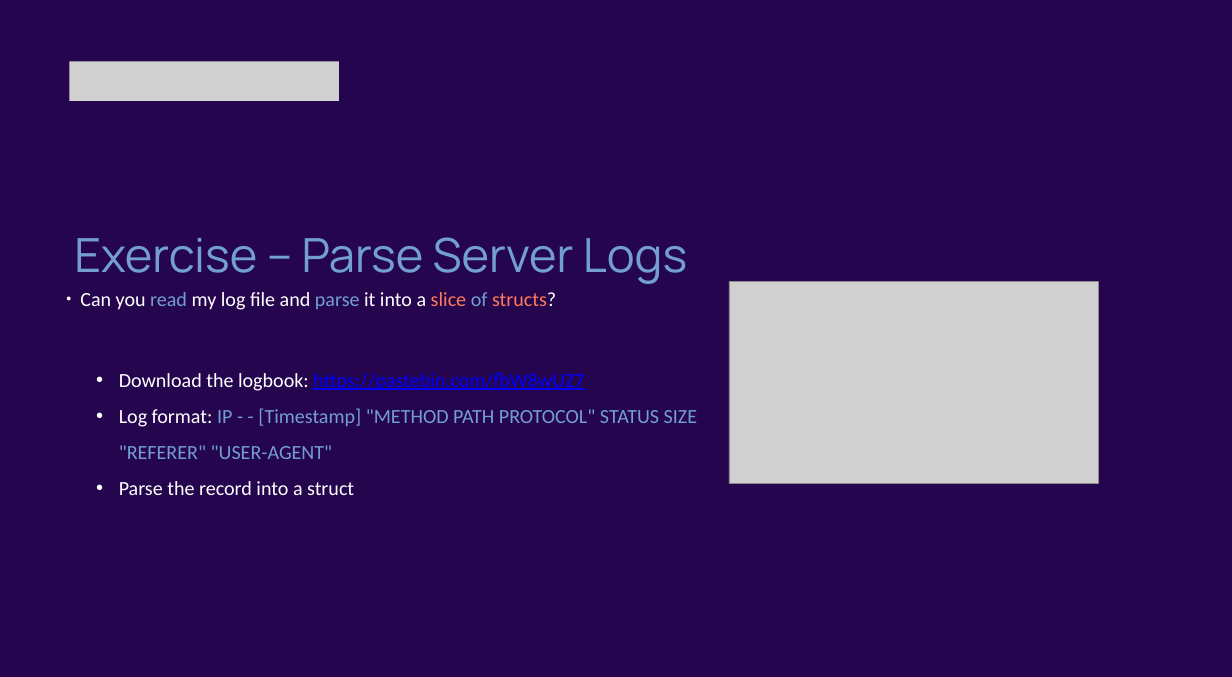
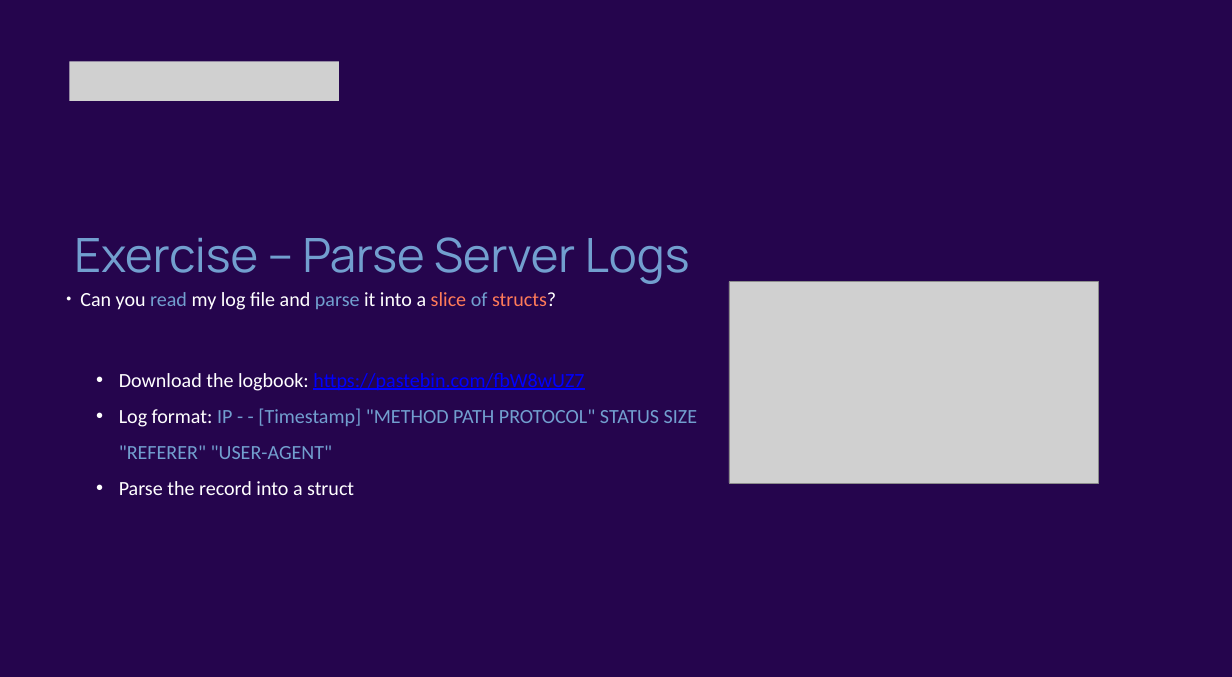
Before and after one commit to mitchelkoster/inholland-2025, a slide deck: slide 48 of presentation.pptx. Drawn at 1232x677 pixels with LibreOffice and Linux fonts; fonts in the diff are those of the drawing; grey boxes stand for pictures; background and template pictures are left out. Boxes give left, top, right and bottom in pixels: in the first picture for what was removed or moved away, otherwise in the second. Text is boxed around its words. In the diff, an @@ line names an element or a change of style, - is before the commit and + after.

Commit message:
Fixed linke colors

```diff
--- a/presentation.pptx
+++ b/presentation.pptx
@@ text "Exercise – Parse Server Logs" at <box>74,237,690,284</box>: size 56.3 to 56.5 pt @@
```
Also in this commit, not shown: 58 other slides changed.
